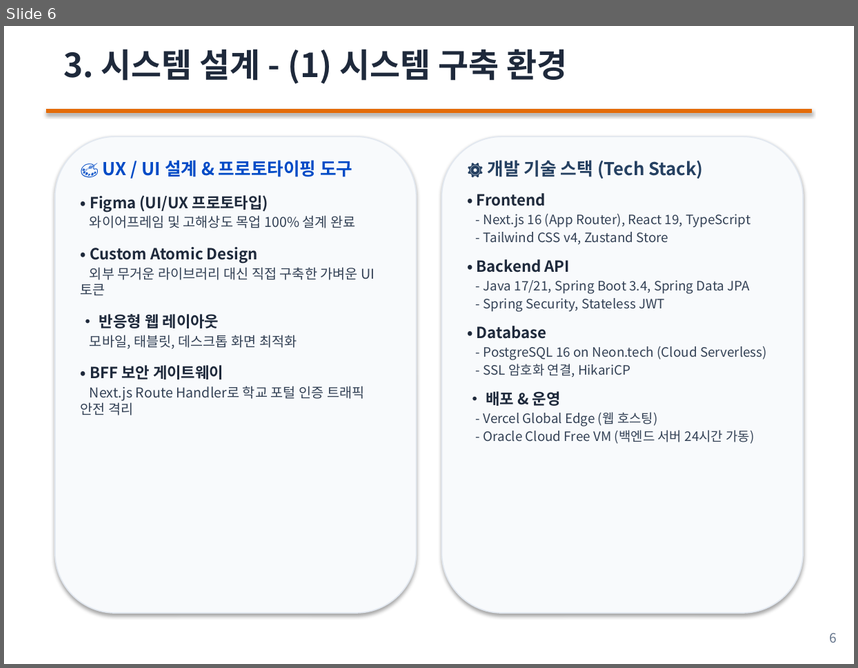
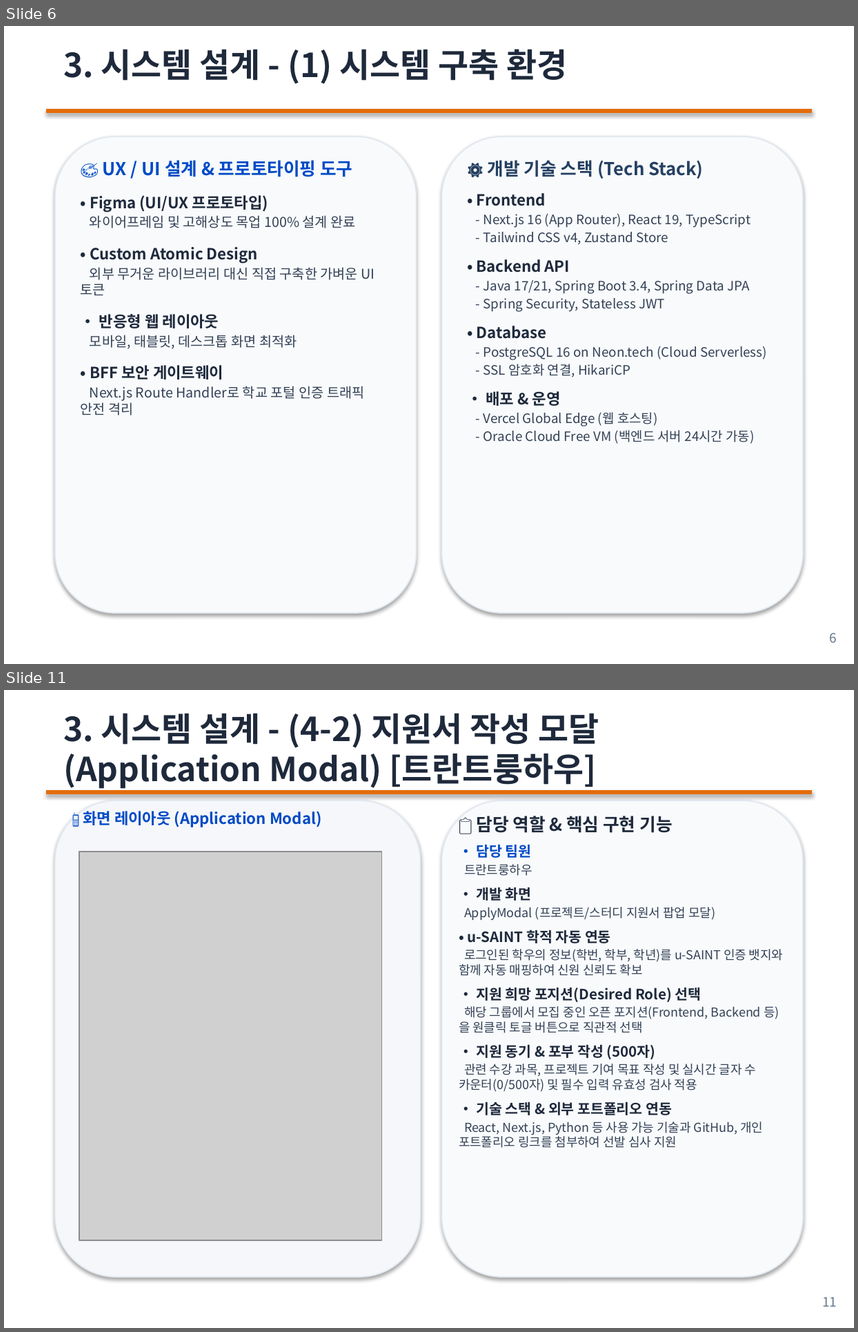
Before and after one commit to OnlyDev321/campus-match, a slide deck: CampusMatch.pptx. Shown one above the other, each under a label of ours: slide 6 before the commit, slides 6 and 11 after it; the slides between them are not shown. The pictures are 858x668 and 858x1332 pixels, drawn with LibreOffice and Linux fonts; fonts in the diff are those of the drawing; grey boxes stand for pictures. Boxes give left, top, right and bottom in pixels: in the first picture for what was removed or moved away, otherwise in the second. Text is boxed around its words. In the diff, an @@ line names an element or a change of style, - is before the commit and + after.

```diff
--- a/CampusMatch.pptx
+++ b/CampusMatch.pptx
@@ slide 11 added at (4, 690, 854, 1328), background #FFFFFF @@
@@ text added at (63, 713, 599, 789), 28 pt, text #1E293B, bold @@
+3. 시스템 설계 - (4-2) 지원서 작성 모달 (Application Modal) [트란트룽하우]
@@ rectangle added at (47, 790, 811, 793), fill #E46C0A, outline #E46C0A 0.75 pt @@
@@ rounded rectangle added at (55, 800, 421, 1276), fill #F5F7FA, outline #E2E8F0 1 pt @@
@@ text added at (83, 811, 322, 827), 13 pt, text #004AC6, bold @@
+📱 화면 레이아웃 (Application Modal)
@@ rounded rectangle added at (441, 800, 803, 1276), fill #F8FAFC, outline #E2E8F0 1 pt @@
@@ text added at (459, 816, 783, 1147), 10.5 pt, text #334155 @@
+📋 담당 역할 & 핵심 구현 기능
+• 담당 팀원
+트란트룽하우
+• 개발 화면
+ApplyModal (프로젝트/스터디 지원서 팝업 모달)
+• u-SAINT 학적 자동 연동
+로그인된 학우의 정보(학번, 학부, 학년)를 u-SAINT 인증 뱃지와 함께 자동 매핑하여 신원 신뢰도 확보
+• 지원 희망 포지션(Desired Role) 선택
+해당 그룹에서 모집 중인 오픈 포지션(Frontend, Backend 등)을 원클릭 토글 버튼으로 직관적 선택
+• 지원 동기 & 포부 작성 (500자)
+관련 수강 과목, 프로젝트 기여 목표 작성 및 실시간 글자 수 카운터(0/500자) 및 필수 입력 유효성 검사 적용
+• 기술 스택 & 외부 포트폴리오 연동
+React, Next.js, Python 등 사용 가능 기술과 GitHub, 개인 포트폴리오 링크를 첨부하여 선발 심사 지원
@@ picture added at (79, 851, 381, 1240) @@
@@ text added at (822, 1297, 837, 1306), 11 pt, text #64748B @@
+11
```
Also in this commit, not shown: 7 slides changed, 1 other slide added, 1 slide removed, 1 other file.
